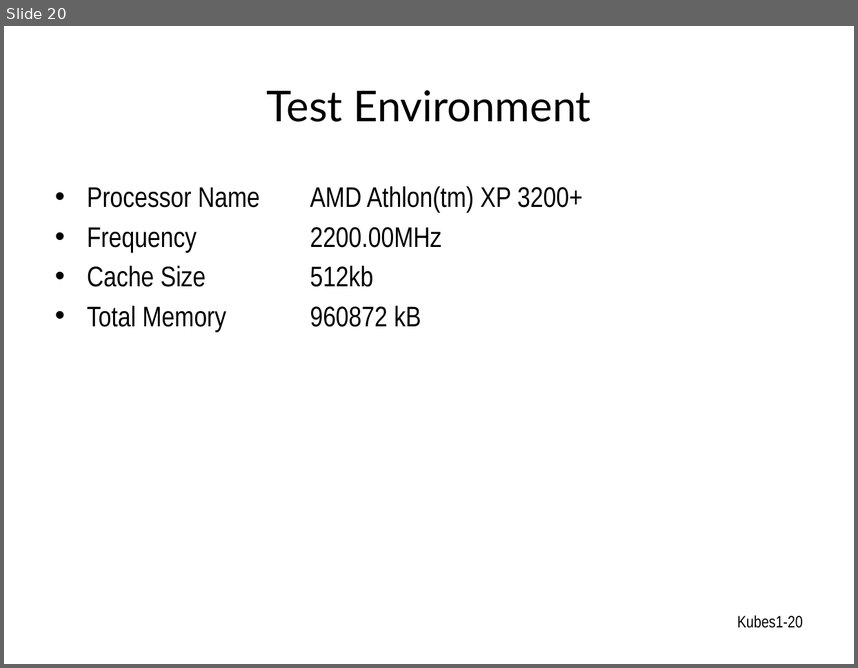
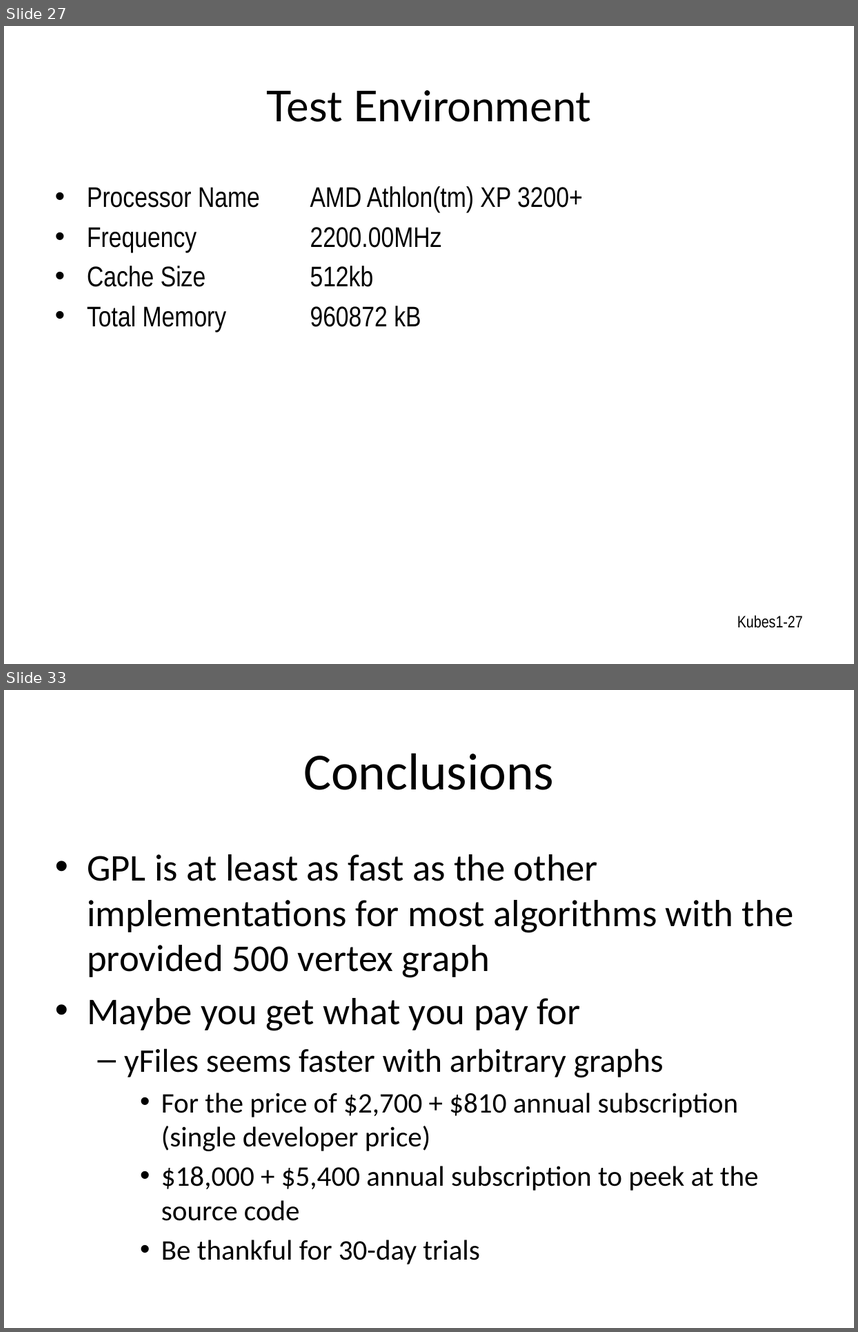
Before and after one commit to toomanyjoes/spring2011-cs392, a slide deck: GPL.pptx. Shown one above the other, each under a label of ours: slide 20 before the commit, slides 27 and 33 after it; the slides between them are not shown. The pictures are 858x668 and 858x1332 pixels, drawn with LibreOffice and Linux fonts; fonts in the diff are those of the drawing. Boxes give left, top, right and bottom in pixels: in the first picture for what was removed or moved away, otherwise in the second. Text is boxed around its words. In the diff, an @@ line names an element or a change of style, - is before the commit and + after.

```diff
--- a/GPL.pptx
+++ b/GPL.pptx
@@ slide 33 added at box(4, 690, 854, 1328), background #FFFFFF @@
@@ title added at box(303, 753, 554, 790), 44 pt, text #000000 @@
+Conclusions
@@ text added at box(87, 854, 793, 1264), 24 pt, text #000000 @@
+• GPL is at least as fast as the other implementations for most algorithms with the provided 500 vertex graph
+• Maybe you get what you pay for
+  – yFiles seems faster with arbitrary graphs
+    • For the price of $2,700 + $810 annual subscription (single developer price)
+    • $18,000 + $5,400 annual subscription to peek at the source code
+    • Be thankful for 30-day trials
@@ what was slide 20 is now slide 27 @@
@@ page number at box(737, 615, 803, 628): text changed @@
-Kubes1-20
+Kubes1-27
```
Also in this commit, not shown: 13 other slides added, 1 other file.
